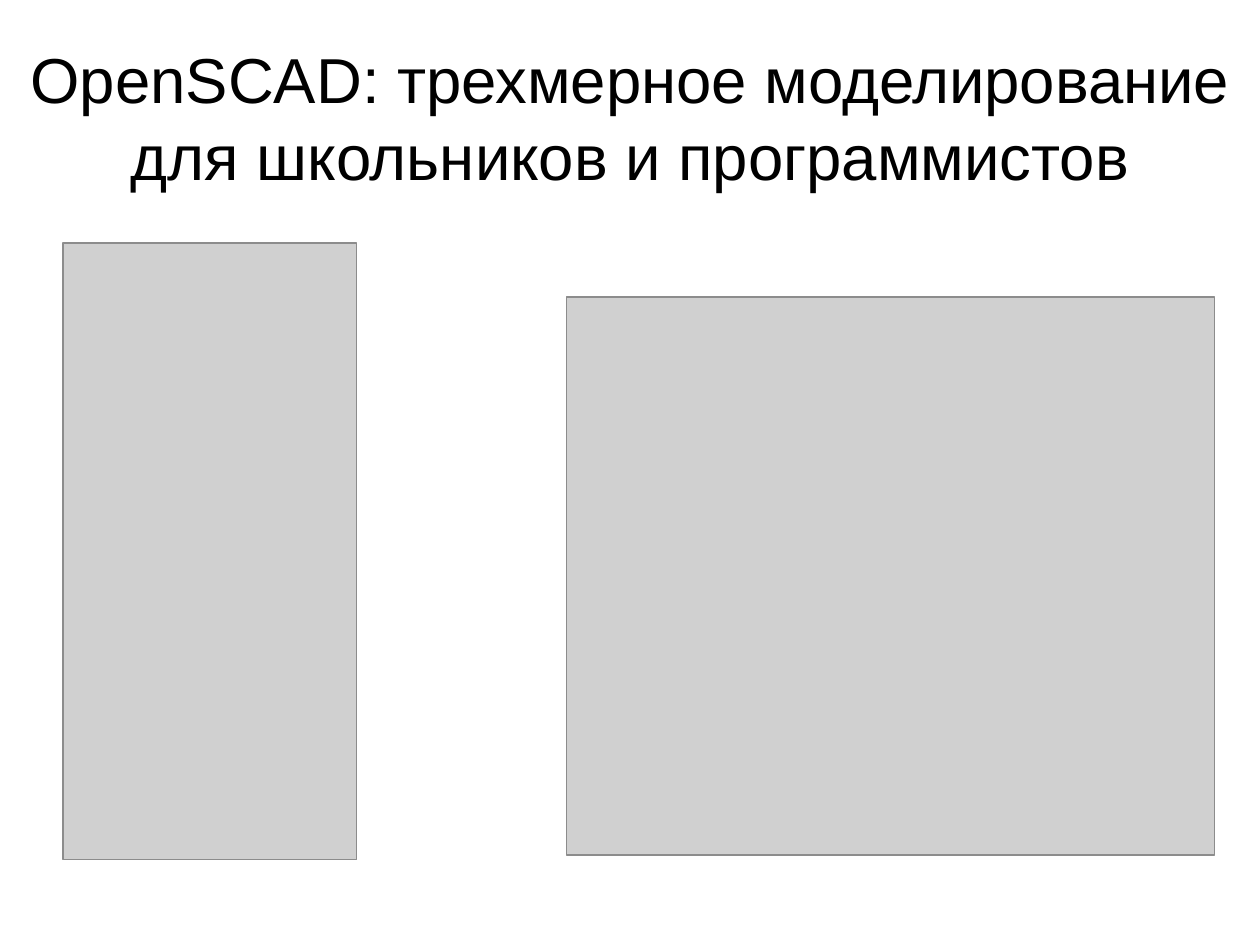
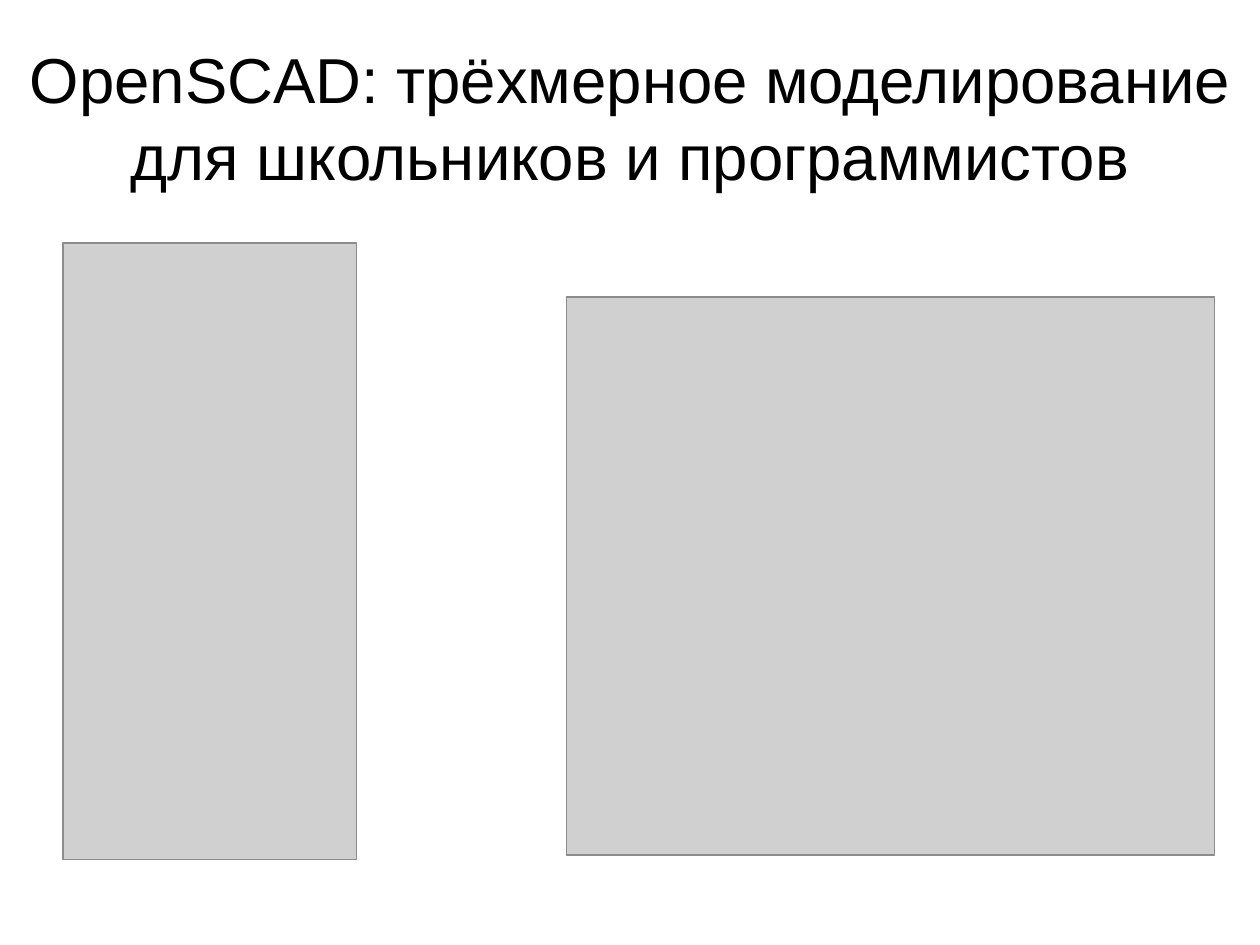
Before and after one commit to 1i7/lessons, a slide deck: slide 1 of robot-openscad/3d-моделирование-openscad.odp. Drawn at 1260x945 pixels with LibreOffice and Linux fonts; fonts in the diff are those of the drawing; grey boxes stand for pictures. Boxes give left, top, right and bottom in pixels: in the first picture for what was removed or moved away, otherwise in the second. Text is boxed around its words. In the diff, an @@ line names an element or a change of style, - is before the commit and + after.

```diff
--- a/robot-openscad/3d-моделирование-openscad.odp
+++ b/robot-openscad/3d-моделирование-openscad.odp
@@ title at (30,58,1230,192): text changed @@
-OpenSCAD: трехмерное моделирование для школьников и программистов
+OpenSCAD: трёхмерное моделирование для школьников и программистов
```
Also in this commit, not shown: 1 other file.
